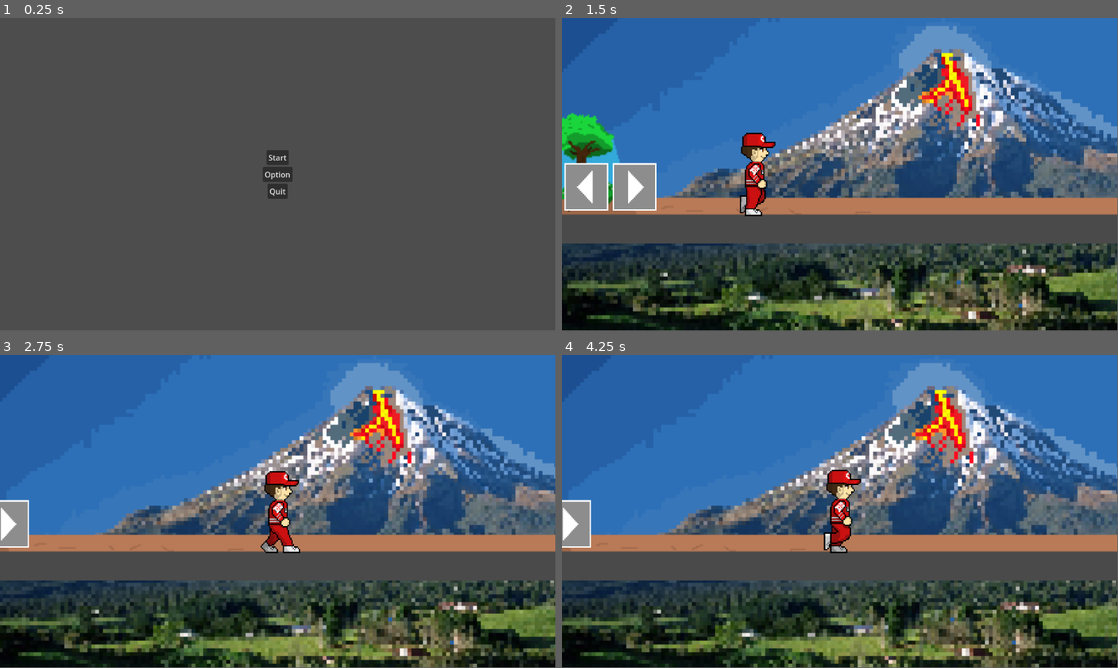
Above: before the commit, frames 1-4 (two rows, left to right).
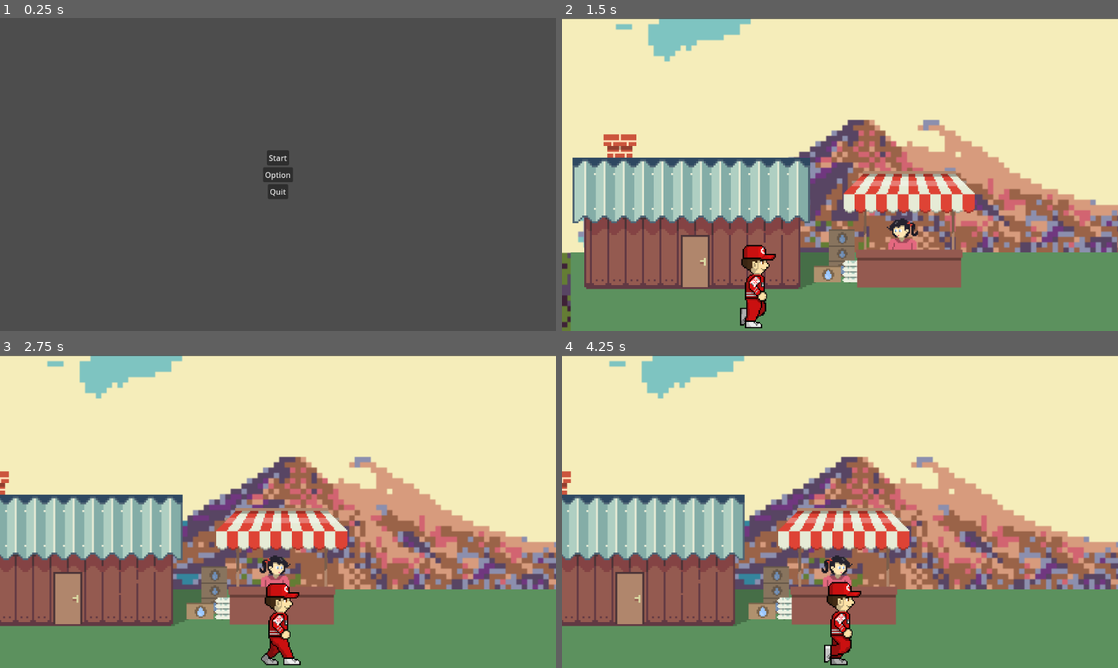
Above: after the commit, the same moments.

Repository: FedricEvanderChia/Gempa_game
Game: Godot game, scene res://menu.tscn
The game is run twice, just before and just after one commit, with the same random seed, the same clock (stepped at 60 frames per second) and the same inputs.
Inputs:
- Up to frame 1 (0.25 s): no input
- Up to frame 2 (1.5 s): click "Start" at 0.5 s; hold Right (ui_right) from 1.28 s (still down)
- Up to frame 3 (2.75 s): keep holding Right (ui_right)
- Up to frame 4 (4.25 s): release Right (ui_right) at 2.78 s; hold Left (ui_left) 2.78-3.53 s; hold Right (ui_right) from 3.53 s (still down)
In our replay, the window is 799x449 before the commit and 800x450 after it. These sizes can differ from the game's own. Grey fills any space a smaller window leaves; there, only what the larger window draws over its background counts as a difference.

The runs differ from the first frame. In frame 1, 0.1% of the frame differs, in the area x 47-53%, y 43-57%; in frame 2, 99%; in frame 3, 99%, in the area x 0-100%, y 0-100%; in frame 4, 99%.

Commit message:
penambahan Toko sembako
untuk minigame sembako utk sekarang bikin akses dari toko ini dulu

Diff:
--- a/Player.gd
+++ b/Player.gd
@@ -22,7 +22,7 @@
 	if direction:
 		velocity.x = direction * SPEED
 		anim.play("Walk")
-		print("Walk")
+		#print("Walk")
 		#if velocity.y == 0:
 			#anim.play("Run")
 			#print("Run")
@@ -30,7 +30,7 @@
 		velocity.x = move_toward(velocity.x, 0, SPEED)
 		if velocity.x == 0:
 			anim.play("Idle")
-			print("Idle")
+			#print("Idle")
 	#if velocity.y > 0:
 		#anim.play("Fall")
 		#print("Fall")
--- a/Player.tscn
+++ b/Player.tscn
@@ -158,6 +158,7 @@
 }
 
 [node name="player" type="CharacterBody2D"]
+scale = Vector2(0.7, 0.7)
 script = ExtResource("1_gmp74")
 
 [node name="AnimatedSprite2D" type="AnimatedSprite2D" parent="."]
@@ -177,4 +178,4 @@
 
 [node name="Camera2D" type="Camera2D" parent="."]
 limit_left = 0
-limit_top = 0
+limit_bottom = 660
--- /dev/null
+++ b/Toko.gd
@@ -0,0 +1,15 @@
+extends Area2D
+
+
+# Called when the node enters the scene tree for the first time.
+func _ready():
+	get_node("AnimatedSprite2D").play("left")
+
+# Called every frame. 'delta' is the elapsed time since the previous frame.
+func  _physics_process(delta):
+	pass
+
+
+func _on_body_entered(body):
+	print("im in da hood of dis shop boiii")
+	get_node("AnimatedSprite2D").play("right")
--- /dev/null
+++ b/Toko.tscn
@@ -0,0 +1,63 @@
+[gd_scene load_steps=9 format=3 uid="uid://c3veaw3iicq5n"]
+
+[ext_resource type="Script" path="res://Toko.gd" id="1_a5mc2"]
+[ext_resource type="Texture2D" uid="uid://b2y37ywlie8p0" path="res://asset/shop-sprite.png" id="1_sr0em"]
+
+[sub_resource type="AtlasTexture" id="AtlasTexture_0pmbb"]
+atlas = ExtResource("1_sr0em")
+region = Rect2(0, 0, 1024, 576)
+
+[sub_resource type="AtlasTexture" id="AtlasTexture_uptl6"]
+atlas = ExtResource("1_sr0em")
+region = Rect2(1024, 0, 1024, 576)
+
+[sub_resource type="AtlasTexture" id="AtlasTexture_63l51"]
+atlas = ExtResource("1_sr0em")
+region = Rect2(2048, 0, 1024, 576)
+
+[sub_resource type="AtlasTexture" id="AtlasTexture_qtjkp"]
+atlas = ExtResource("1_sr0em")
+region = Rect2(3072, 0, 1024, 576)
+
+[sub_resource type="SpriteFrames" id="SpriteFrames_m4vqd"]
+animations = [{
+"frames": [{
+"duration": 1.0,
+"texture": SubResource("AtlasTexture_0pmbb")
+}, {
+"duration": 1.0,
+"texture": SubResource("AtlasTexture_uptl6")
+}],
+"loop": true,
+"name": &"left",
+"speed": 1.0
+}, {
+"frames": [{
+"duration": 1.0,
+"texture": SubResource("AtlasTexture_63l51")
+}, {
+"duration": 1.0,
+"texture": SubResource("AtlasTexture_qtjkp")
+}],
+"loop": true,
+"name": &"right",
+"speed": 1.0
+}]
+
+[sub_resource type="RectangleShape2D" id="RectangleShape2D_thkq0"]
+size = Vector2(392, 413)
+
+[node name="shop" type="Area2D"]
+scale = Vector2(0.7, 0.7)
+script = ExtResource("1_a5mc2")
+
+[node name="AnimatedSprite2D" type="AnimatedSprite2D" parent="."]
+sprite_frames = SubResource("SpriteFrames_m4vqd")
+animation = &"right"
+autoplay = "left"
+
+[node name="CollisionShape2D" type="CollisionShape2D" parent="."]
+position = Vector2(1, 120.5)
+shape = SubResource("RectangleShape2D_thkq0")
+
+[connection signal="body_entered" from="." to="." method="_on_body_entered"]
--- a/menu.tscn
+++ b/menu.tscn
@@ -1,7 +1,6 @@
-[gd_scene load_steps=3 format=3 uid="uid://drnqyiwnpts7k"]
+[gd_scene load_steps=2 format=3 uid="uid://drnqyiwnpts7k"]
 
 [ext_resource type="Script" path="res://menu.gd" id="1_08rkx"]
-[ext_resource type="Texture2D" path="res://asset/Game Title.png" id="2_wbypc"]
 
 [node name="Menu" type="Control"]
 layout_mode = 3
@@ -46,7 +45,6 @@
 
 [node name="GameTitle" type="Sprite2D" parent="."]
 position = Vector2(577, 224)
-texture = ExtResource("2_wbypc")
 
 [connection signal="pressed" from="VBoxContainer/StartB" to="." method="_on_start_b_pressed"]
 [connection signal="pressed" from="VBoxContainer/OptionB" to="." method="_on_option_b_pressed"]
--- a/project.godot
+++ b/project.godot
@@ -15,6 +15,10 @@
 config/features=PackedStringArray("4.2", "Mobile")
 config/icon="res://icon.svg"
 
+[display]
+
+window/stretch/mode="viewport"
+
 [rendering]
 
 renderer/rendering_method="mobile"
--- a/world.tscn
+++ b/world.tscn
@@ -1,9 +1,10 @@
-[gd_scene load_steps=10 format=3 uid="uid://du47rpfdshvi4"]
+[gd_scene load_steps=11 format=3 uid="uid://du47rpfdshvi4"]
 
 [ext_resource type="PackedScene" uid="uid://d0yx0ftl2lhff" path="res://Player.tscn" id="1_a88ce"]
-[ext_resource type="Texture2D" path="res://asset/PrxBG-ly1.png" id="2_6kybl"]
-[ext_resource type="Texture2D" path="res://asset/New Piskel-1.png.png" id="2_reiom"]
-[ext_resource type="Texture2D" uid="uid://6y1tbilmkdeq" path="res://asset/erupt mountain.png" id="3_lc3hi"]
+[ext_resource type="Texture2D" uid="uid://xp2gt0h7ism3" path="res://asset/New Piskel-1.png.png" id="2_reiom"]
+[ext_resource type="Texture2D" uid="uid://cxj3qf7thkbck" path="res://asset/pixil-frame-0.png" id="2_w20qp"]
+[ext_resource type="PackedScene" uid="uid://c3veaw3iicq5n" path="res://Toko.tscn" id="3_rwtwv"]
+[ext_resource type="Texture2D" uid="uid://ccvmjavne58xc" path="res://asset/useable.png" id="3_wp8gq"]
 
 [sub_resource type="RectangleShape2D" id="RectangleShape2D_eefau"]
 size = Vector2(1569, 74.5)
@@ -27,16 +28,25 @@
 [node name="ParallaxLayer" type="ParallaxLayer" parent="BG"]
 motion_scale = Vector2(0.1, 0.1)
 
-[node name="EruptMountain" type="Sprite2D" parent="BG/ParallaxLayer"]
-position = Vector2(795, 465)
-texture = ExtResource("3_lc3hi")
+[node name="Useable" type="Sprite2D" parent="BG/ParallaxLayer"]
+position = Vector2(714.856, 398)
+scale = Vector2(2.79241, 2.75261)
+texture = ExtResource("3_wp8gq")
+
+[node name="Useable2" type="Sprite2D" parent="BG/ParallaxLayer"]
+position = Vector2(2144, 398)
+scale = Vector2(2.79241, 2.75261)
+texture = ExtResource("3_wp8gq")
+flip_h = true
 
 [node name="ParallaxLayer2" type="ParallaxLayer" parent="BG"]
 
-[node name="PrxBg-ly1" type="Sprite2D" parent="BG/ParallaxLayer2"]
-position = Vector2(1071, 480)
-scale = Vector2(2.87888, 2.87888)
-texture = ExtResource("2_6kybl")
+[node name="Pixil-frame-0" type="Sprite2D" parent="BG/ParallaxLayer2"]
+position = Vector2(2018, 393)
+texture = ExtResource("2_w20qp")
+
+[node name="shop" parent="." instance=ExtResource("3_rwtwv")]
+position = Vector2(718, 388)
 
 [node name="player" parent="." instance=ExtResource("1_a88ce")]
 position = Vector2(349, 558)
@@ -57,6 +67,7 @@
 shape = SubResource("RectangleShape2D_kv5kx")
 
 [node name="Control" type="Control" parent="."]
+visible = false
 layout_mode = 3
 anchors_preset = 0
 offset_left = 1.0
Binary file added: asset/pixil-frame-0.png
Not shown, added: asset/pixil-frame-0.png.import
Binary file added: asset/shop-sprite.png
Not shown, added: asset/shop-sprite.png.import
